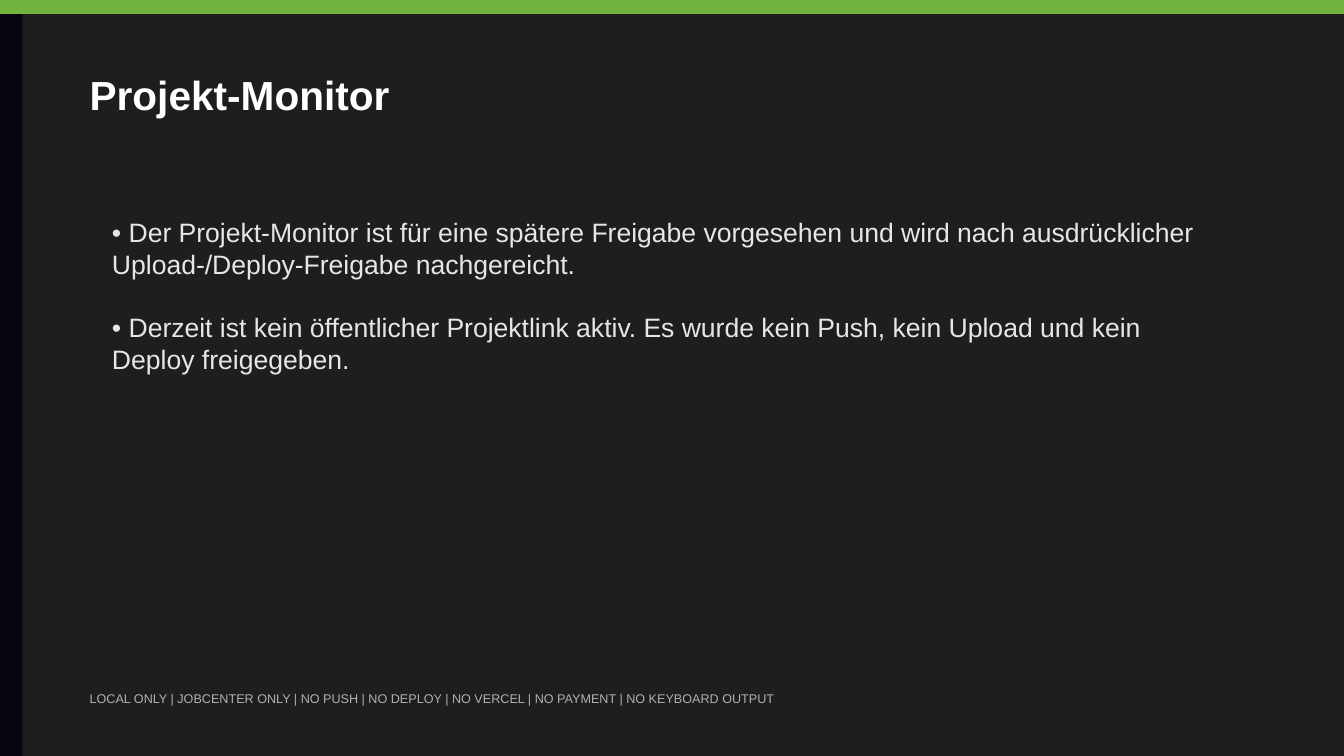
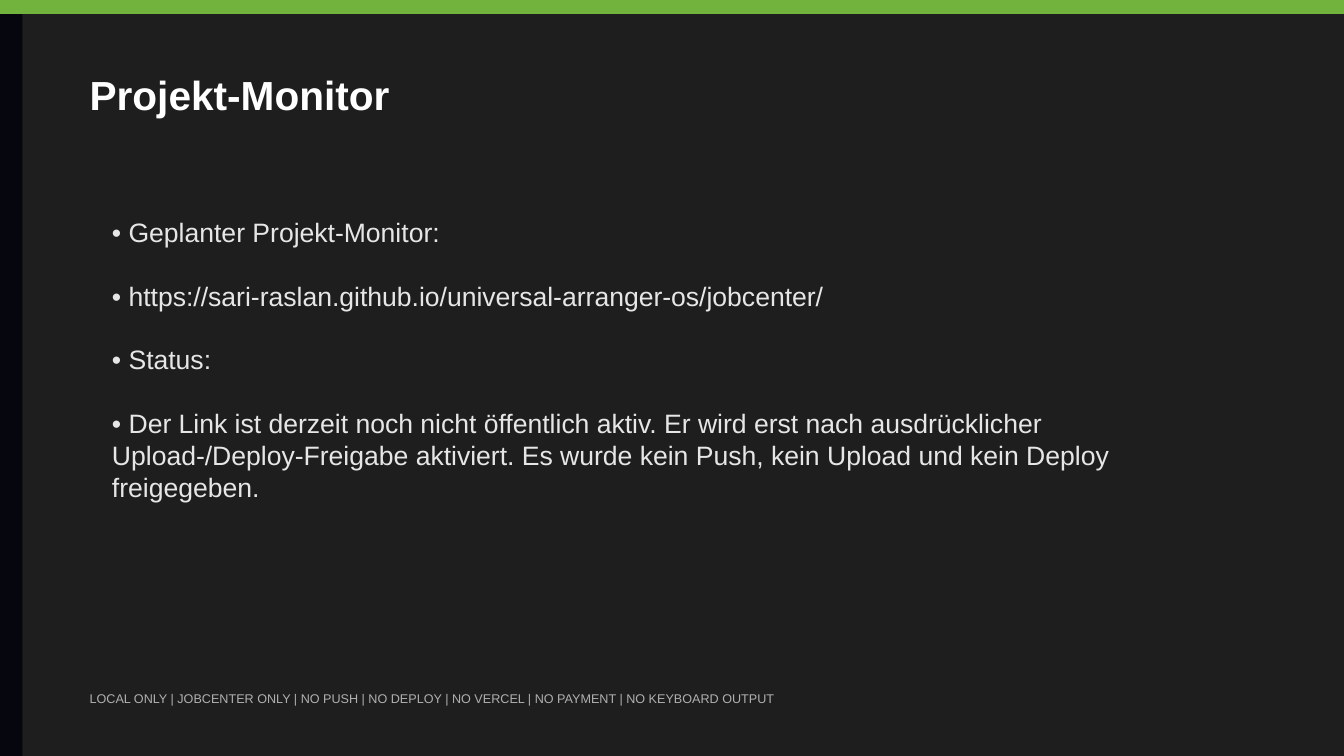
Before and after one commit to Sari-raslan/universal-arranger-os, a slide deck: slide 9 of uaos-ai-factory/jobcenter-send-ready/UAOS_JOBCENTER_PRESENTATION_2026-07-01_DE.pptx. Drawn at 1344x756 pixels with LibreOffice and Linux fonts; fonts in the diff are those of the drawing. Boxes give left, top, right and bottom in pixels: in the first picture for what was removed or moved away, otherwise in the second. Text is boxed around its words. In the diff, an @@ line names an element or a change of style, - is before the commit and + after.

Commit message:
Add planned non-live Jobcenter monitor link to final pack

```diff
--- a/uaos-ai-factory/jobcenter-send-ready/UAOS_JOBCENTER_PRESENTATION_2026-07-01_DE.pptx
+++ b/uaos-ai-factory/jobcenter-send-ready/UAOS_JOBCENTER_PRESENTATION_2026-07-01_DE.pptx
@@ text at [112,222,1109,502]: text changed @@
-• Der Projekt-Monitor ist für eine spätere Freigabe vorgesehen und wird nach ausdrücklicher Upload-/Deploy-Freigabe nachgereicht.
-• Derzeit ist kein öffentlicher Projektlink aktiv. Es wurde kein Push, kein Upload und kein Deploy freigegeben.
+• Geplanter Projekt-Monitor:
+• https://sari-raslan.github.io/universal-arranger-os/jobcenter/
+• Status:
+• Der Link ist derzeit noch nicht öffentlich aktiv. Er wird erst nach ausdrücklicher Upload-/Deploy-Freigabe aktiviert. Es wurde kein Push, kein Upload und kein Deploy freigegeben.
```
Also in this commit, not shown: 14 other files.
